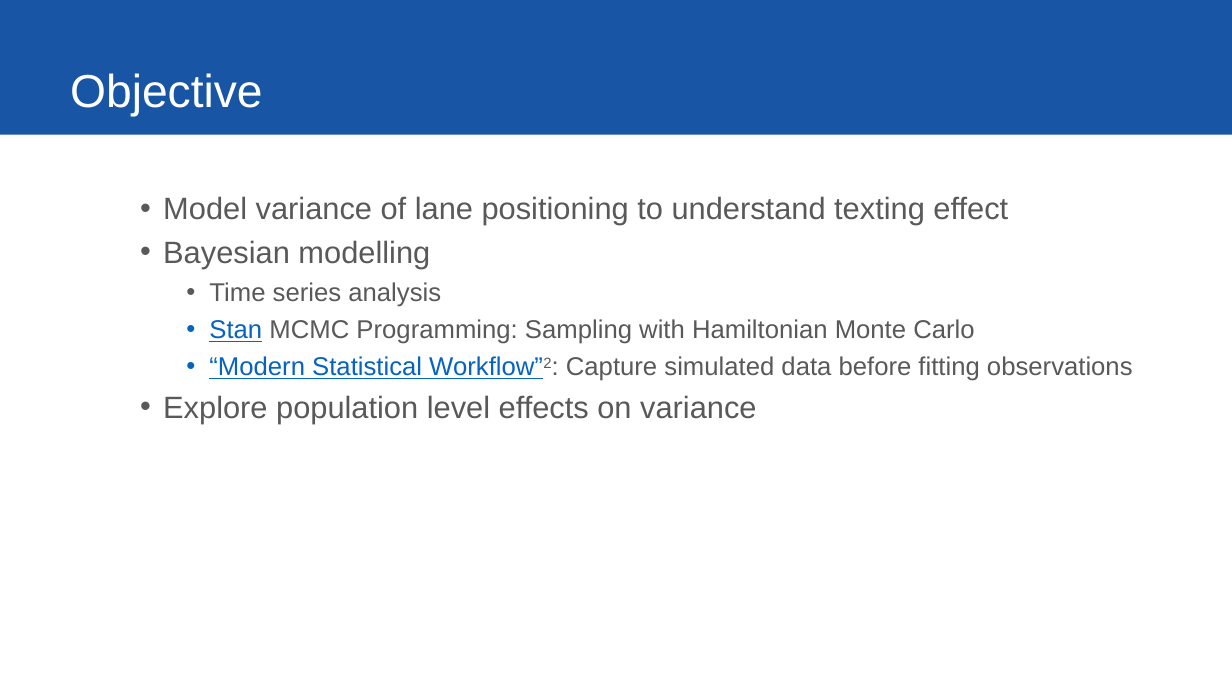
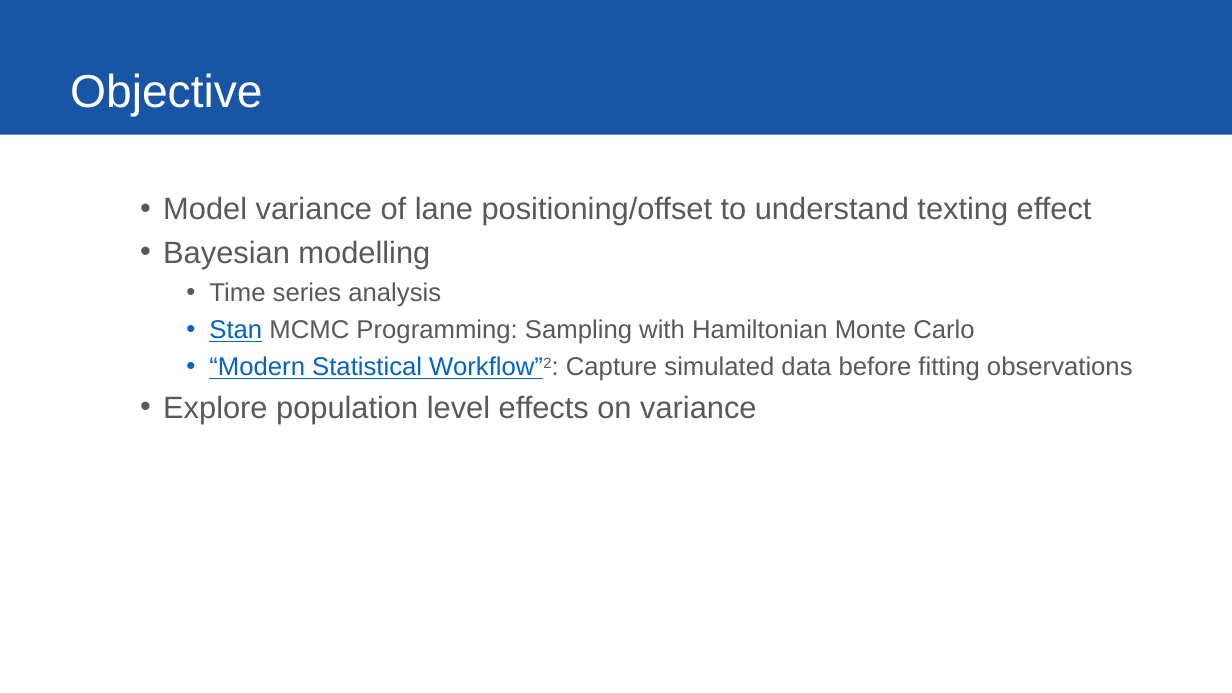
Before and after one commit to ybryan/stat685_distracted_driving, a slide deck: slide 3 of src/presentation/final_presentation.pptx (slide 5 before the commit). Drawn at 1232x693 pixels with LibreOffice and Linux fonts; fonts in the diff are those of the drawing. Boxes give left, top, right and bottom in pixels: in the first picture for what was removed or moved away, otherwise in the second. Text is boxed around its words. In the diff, an @@ line names an element or a change of style, - is before the commit and + after.

```diff
--- a/src/presentation/final_presentation.pptx
+++ b/src/presentation/final_presentation.pptx
@@ text at [163,196,1092,225]: text changed @@
-  • Model variance of lane positioning to understand texting effect
+  • Model variance of lane positioning/offset to understand texting effect
```
Also in this commit, not shown: 7 other slides changed, 8 slides added, 1 slide removed, 4 other files.
